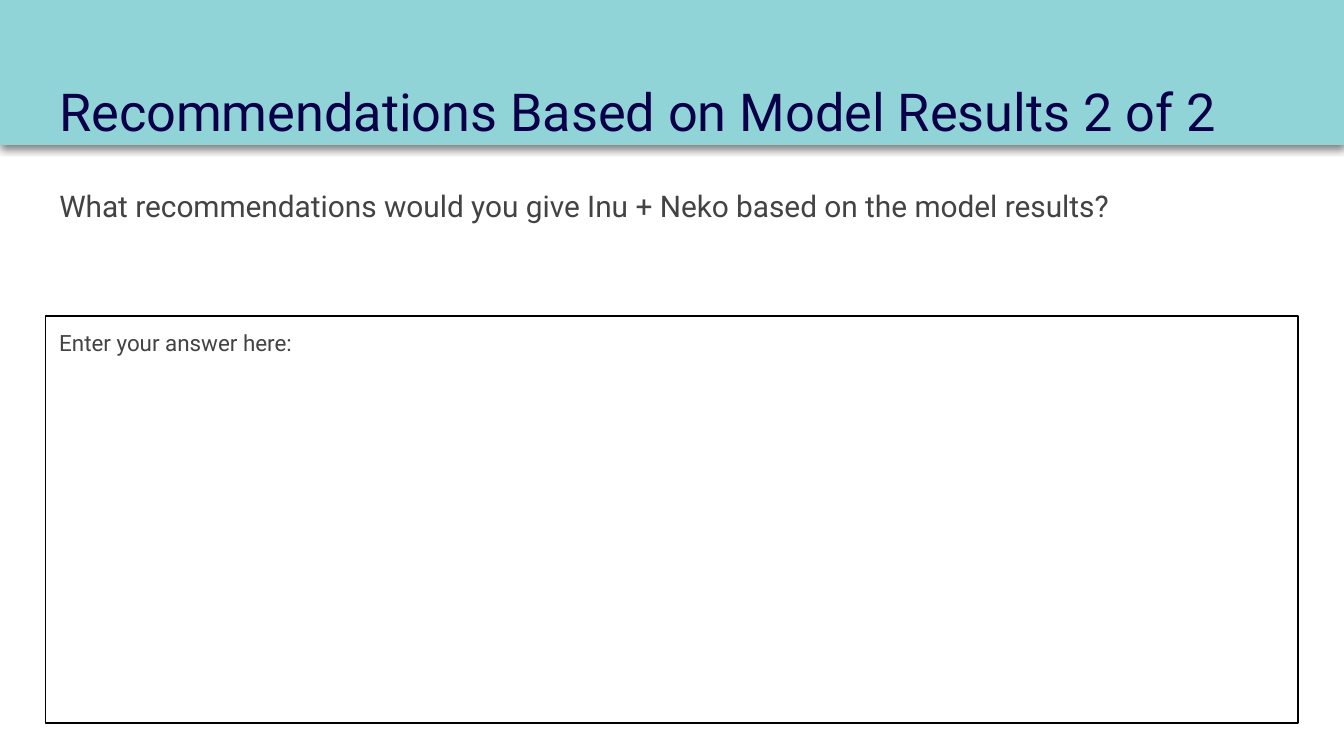
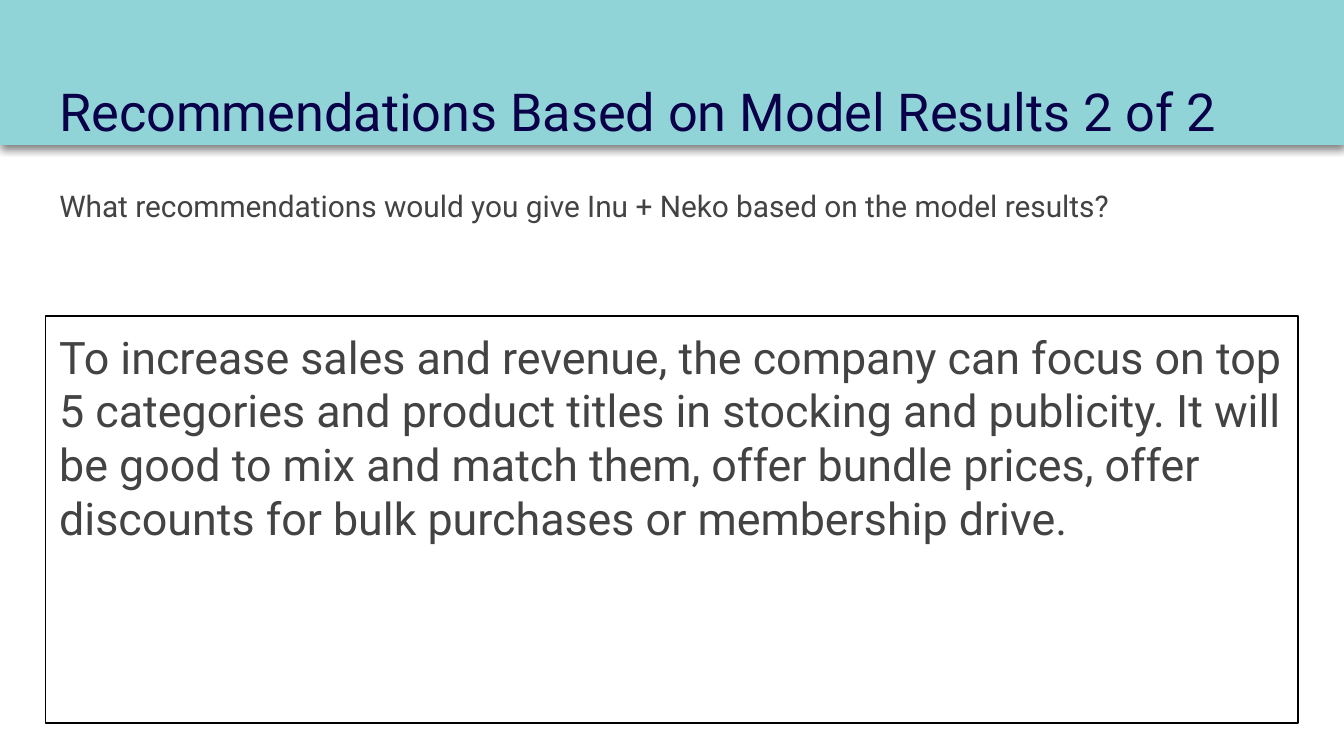
Before and after one commit to dennislamcv1/MetaMarketingAnalytics, a slide deck: slide 15 of Introduction to Data Analytics/Course 2 Capstone Deck.pptx. Drawn at 1344x756 pixels with LibreOffice and Linux fonts; fonts in the diff are those of the drawing. Boxes give left, top, right and bottom in pixels: in the first picture for what was removed or moved away, otherwise in the second. Text is boxed around its words. In the diff, an @@ line names an element or a change of style, - is before the commit and + after.

```diff
--- a/Introduction to Data Analytics/Course 2 Capstone Deck.pptx
+++ b/Introduction to Data Analytics/Course 2 Capstone Deck.pptx
@@ text in rectangle at bbox=[59, 340, 1281, 544]: text changed; size 12 to 24 pt @@
-Enter your answer here:
+To increase sales and revenue, the company can focus on top 5 categories and product titles in stocking and publicity. It will be good to mix and match them, offer bundle prices, offer discounts for bulk purchases or membership drive.
```
Also in this commit, not shown: 10 other slides changed, 2 slides added, 2 slides removed, 7 other files.
